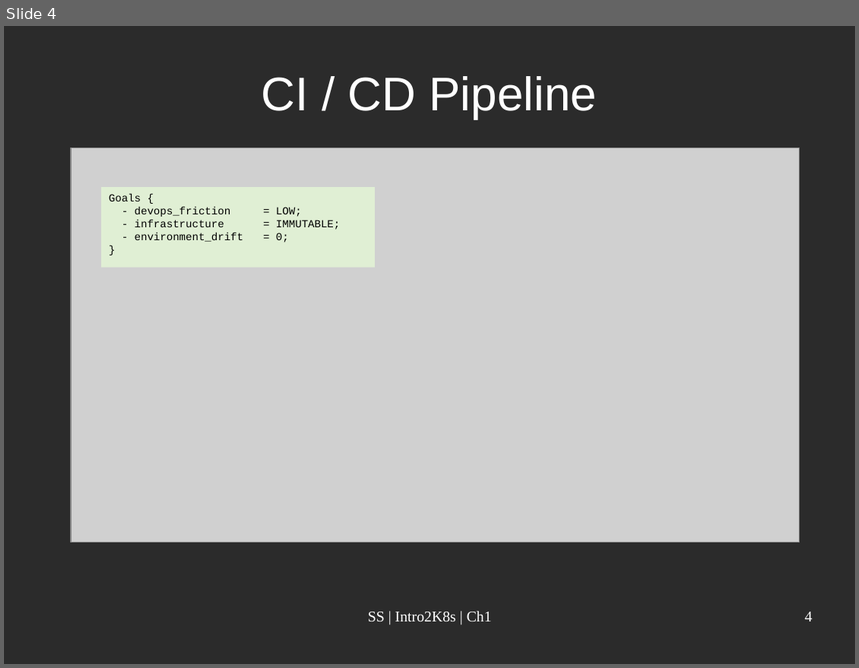
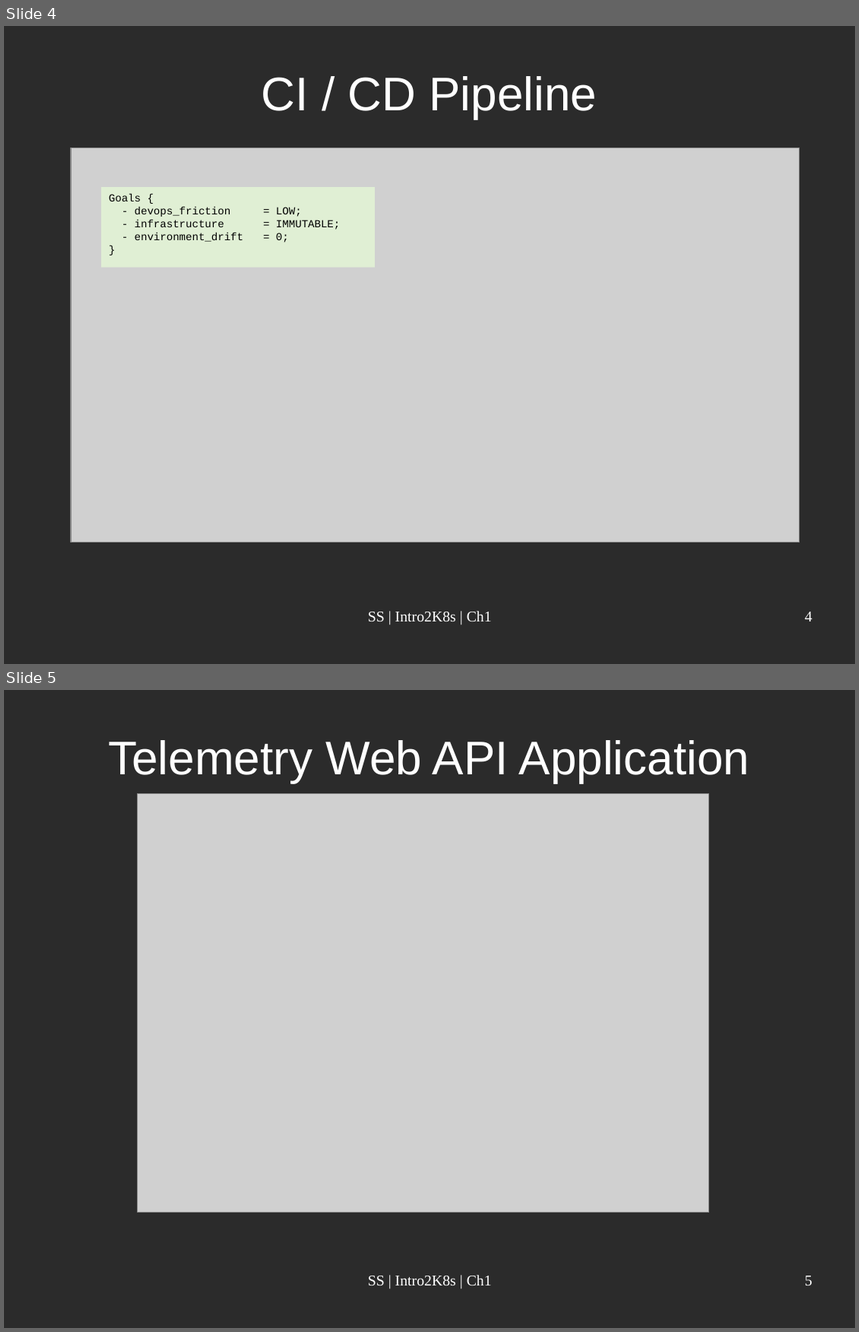
Before and after one commit to sufisalman/intro2k8s, a slide deck: chapter1/concepts/concepts1.odp. Shown one above the other, each under a label of ours: slide 4 before the commit, slides 4 and 5 after it. The pictures are 859x668 and 859x1332 pixels, drawn with LibreOffice and Linux fonts; fonts in the diff are those of the drawing; grey boxes stand for pictures; background and template pictures are left out; a plain dark background stands for a picture behind light text. Boxes give left, top, right and bottom in pixels: in the first picture for what was removed or moved away, otherwise in the second. Text is boxed around its words. In the diff, an @@ line names an element or a change of style, - is before the commit and + after.

```diff
--- a/chapter1/concepts/concepts1.odp
+++ b/chapter1/concepts/concepts1.odp
@@ slide 5 added at [4, 690, 855, 1328], background picture (left out) @@
@@ title added at [108, 740, 750, 783], 44 pt, text #FFFFFF @@
+Telemetry Web API Application
@@ picture added at [138, 794, 709, 1213] @@
@@ text added at [368, 1275, 492, 1286], 14 pt, text #FFFFFF @@
+SS | Intro2K8s | Ch1
@@ page number added at [805, 1276, 813, 1286], 14 pt, text #FFFFFF @@
+5
```
Also in this commit, not shown: 1 other file.
